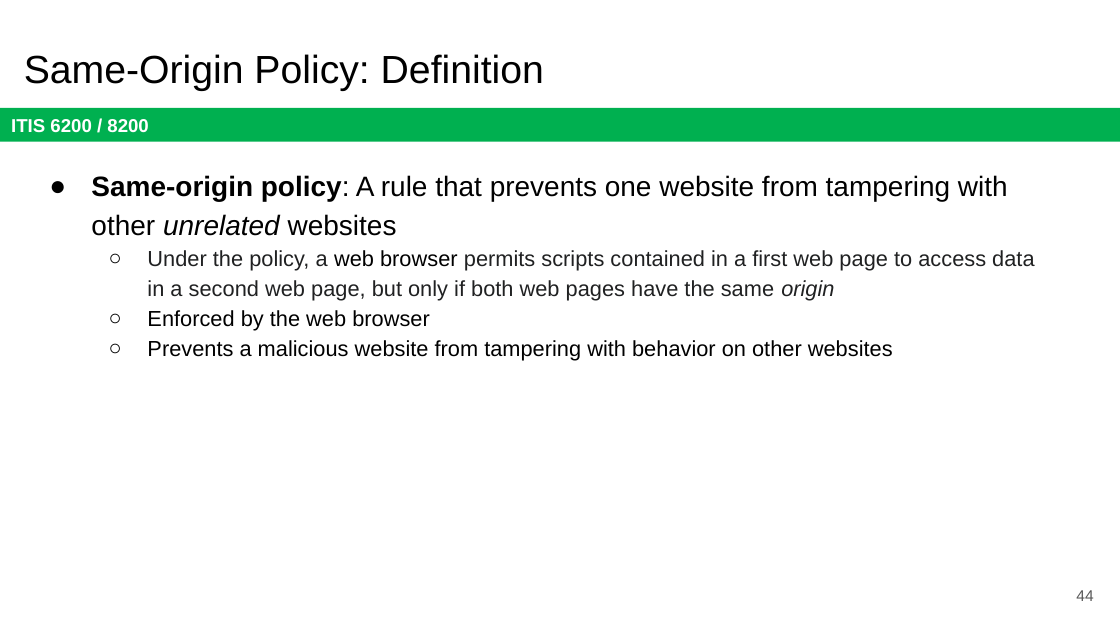
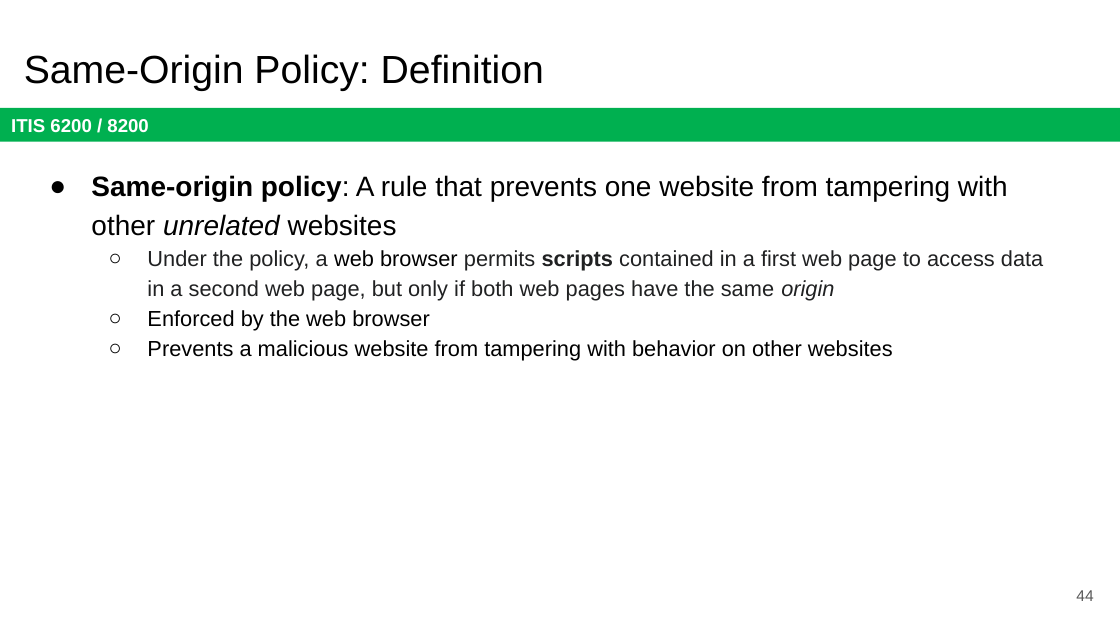
Before and after one commit to jx5c/github.io, a slide deck: slide 44 of teaching/ITIS6200/2023fa/lectures/lec10.pptx. Drawn at 1120x630 pixels with LibreOffice and Linux fonts; fonts in the diff are those of the drawing. Boxes give left, top, right and bottom in pixels: in the first picture for what was removed or moved away, otherwise in the second. Text is boxed around its words. In the diff, an @@ line names an element or a change of style, - is before the commit and + after.

```diff
--- a/teaching/ITIS6200/2023fa/lectures/lec10.pptx
+++ b/teaching/ITIS6200/2023fa/lectures/lec10.pptx
@@ text at (147,250,1043,301): bold on in "scripts" @@
```
Also in this commit, not shown: 1 other slide changed, 1 other file.
